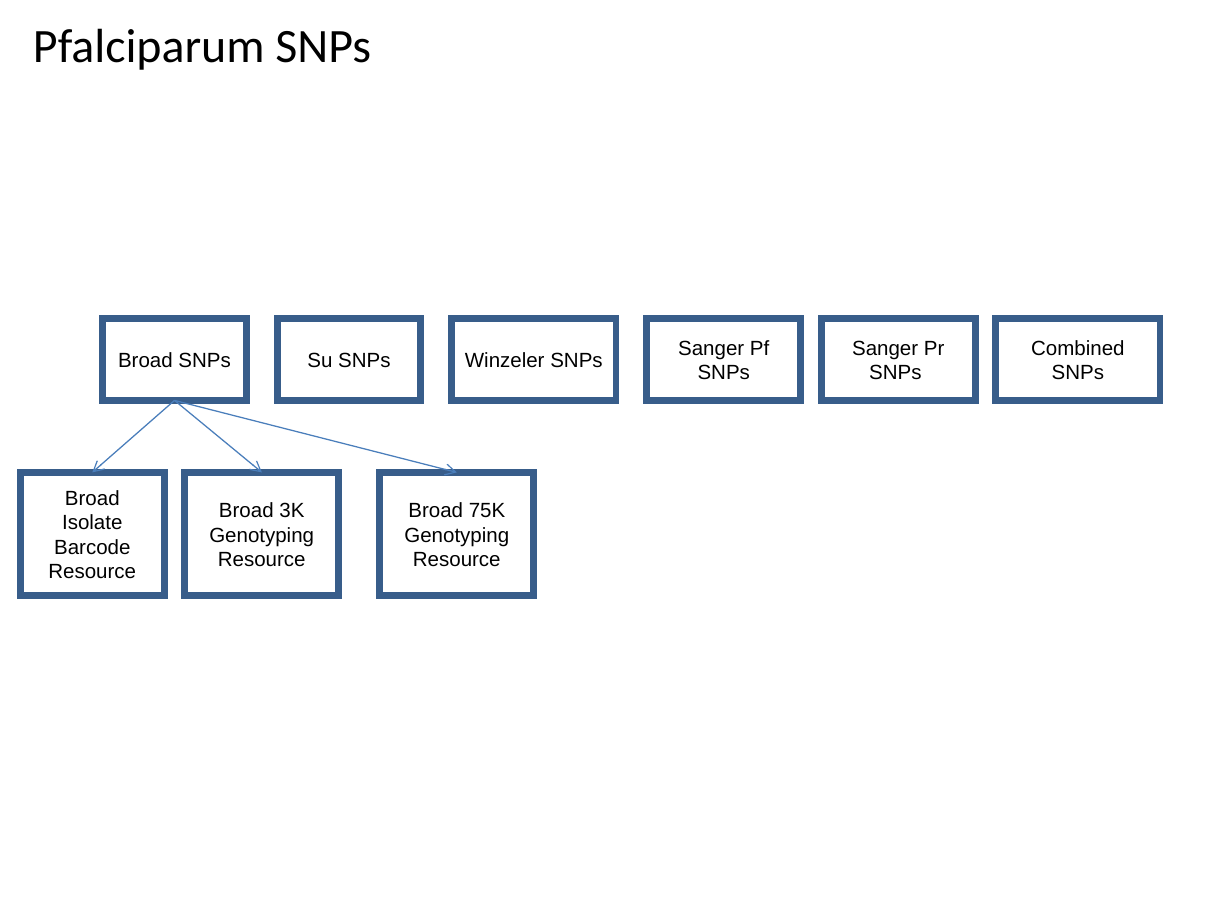
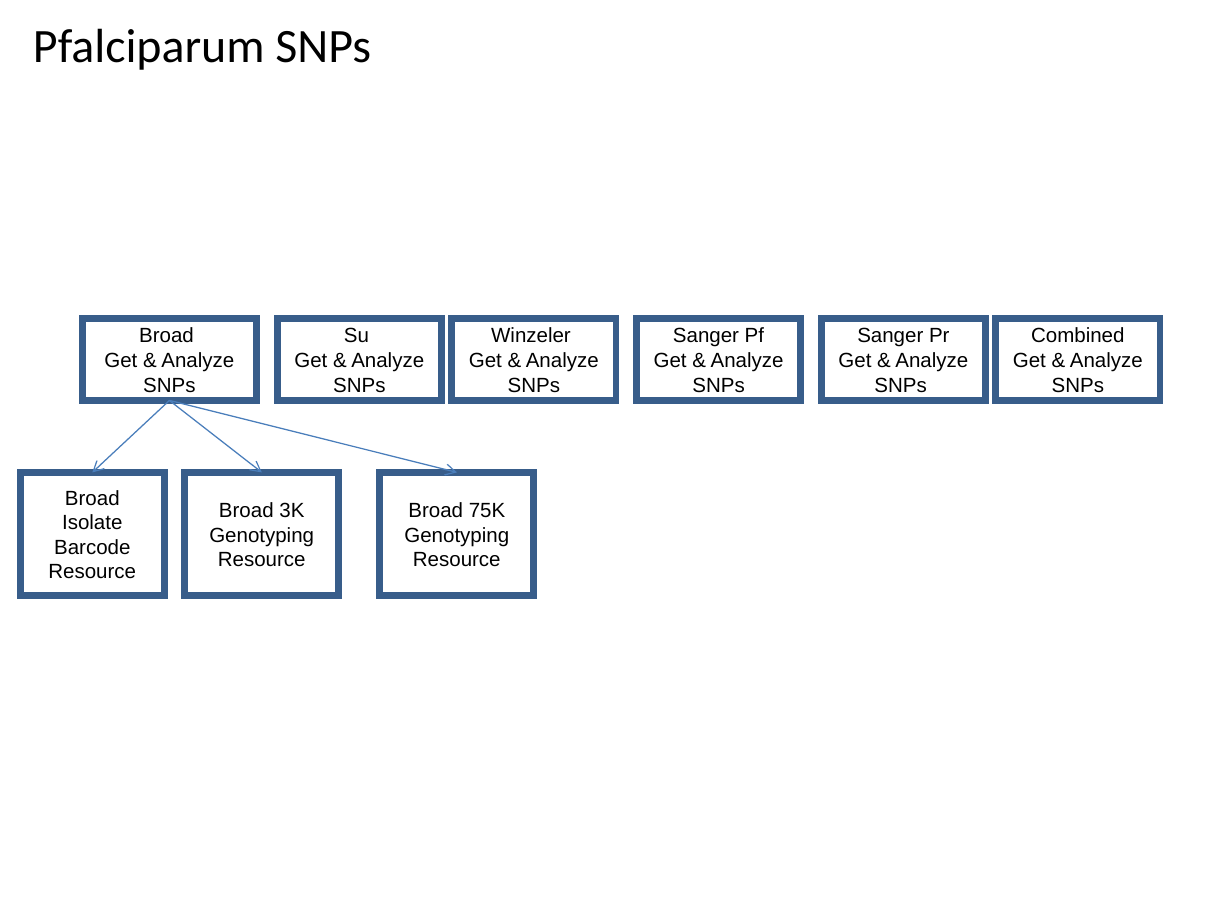
Before and after one commit to VEuPathDB/ApiCommonWorkflow, a slide deck: slide 11 of Main/doc/IntegratedWorkflow.ppt. Drawn at 1232x924 pixels with LibreOffice and Linux fonts; fonts in the diff are those of the drawing. Boxes give left, top, right and bottom in pixels: in the first picture for what was removed or moved away, otherwise in the second. Text is boxed around its words. In the diff, an @@ line names an element or a change of style, - is before the commit and + after.

Commit message:
work w/ v, w and d

```diff
--- a/Main/doc/IntegratedWorkflow.ppt
+++ b/Main/doc/IntegratedWorkflow.ppt
@@ rectangle "Broad": place and size @@
-rectangle "Broad" at [102, 318, 246, 400]
+rectangle "Broad" at [83, 318, 257, 400]
@@ text in rectangle at [104, 327, 234, 393]: text changed @@
-Broad SNPs
+Broad
+Get & Analyze SNPs
@@ rectangle "Su": place and size @@
-rectangle "Su" at [277, 318, 421, 400]
+rectangle "Su" at [277, 318, 441, 400]
@@ text in rectangle at [294, 327, 424, 393]: text changed @@
-Su SNPs
+Su
+Get & Analyze SNPs
@@ text in rectangle at [469, 327, 599, 393]: text changed @@
-Winzeler SNPs
+Winzeler
+Get & Analyze SNPs
@@ rectangle "Sanger Pf": place and size @@
-rectangle "Sanger Pf" at [647, 318, 801, 400]
+rectangle "Sanger Pf" at [637, 318, 801, 400]
@@ text in rectangle at [654, 327, 784, 393]: text changed @@
-Sanger Pf SNPs
+Sanger Pf
+Get & Analyze SNPs
@@ rectangle "Sanger Pr": place and size @@
-rectangle "Sanger Pr" at [822, 318, 976, 400]
+rectangle "Sanger Pr" at [822, 318, 986, 400]
@@ text in rectangle at [838, 327, 968, 393]: text changed @@
-Sanger Pr SNPs
+Sanger Pr
+Get & Analyze SNPs
@@ text in rectangle at [1013, 327, 1143, 393]: text changed @@
-Combined SNPs
+Combined
+Get & Analyze SNPs
@@ arrow moved from (175, 400) - (92, 472) to (170, 400) - (92, 472) @@
@@ arrow moved from (175, 400) - (262, 472) to (169, 400) - (261, 472) @@
@@ arrow moved from (175, 400) - (457, 472) to (170, 400) - (457, 472) @@
```
Also in this commit, not shown: 10 other slides changed.
